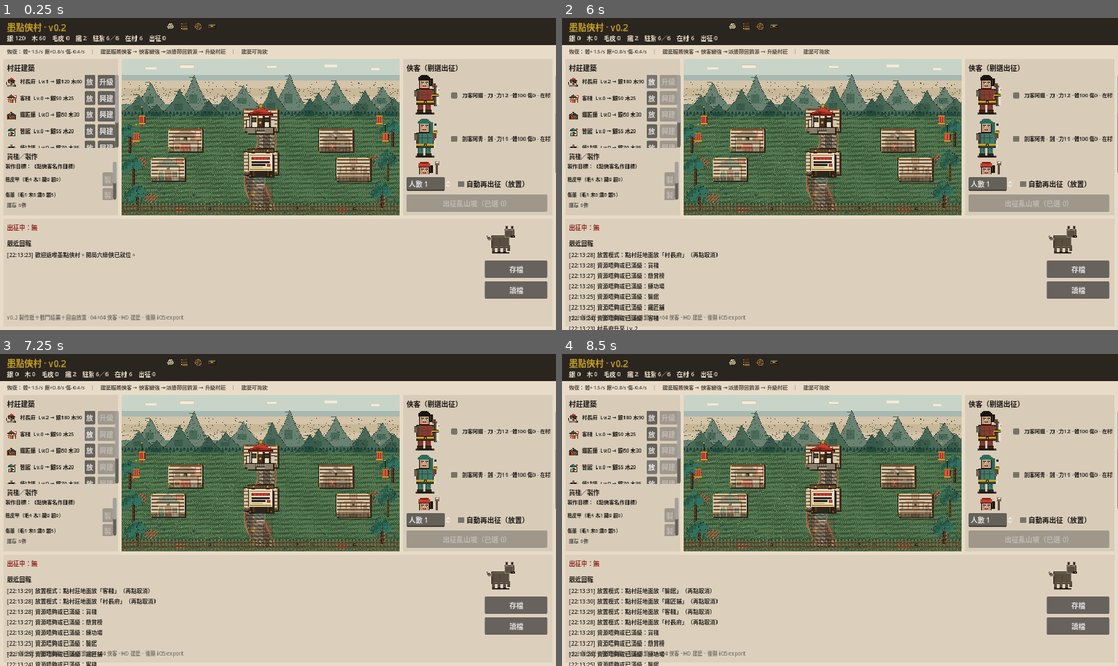
Above: before the commit, frames 1-4 (two rows, left to right).
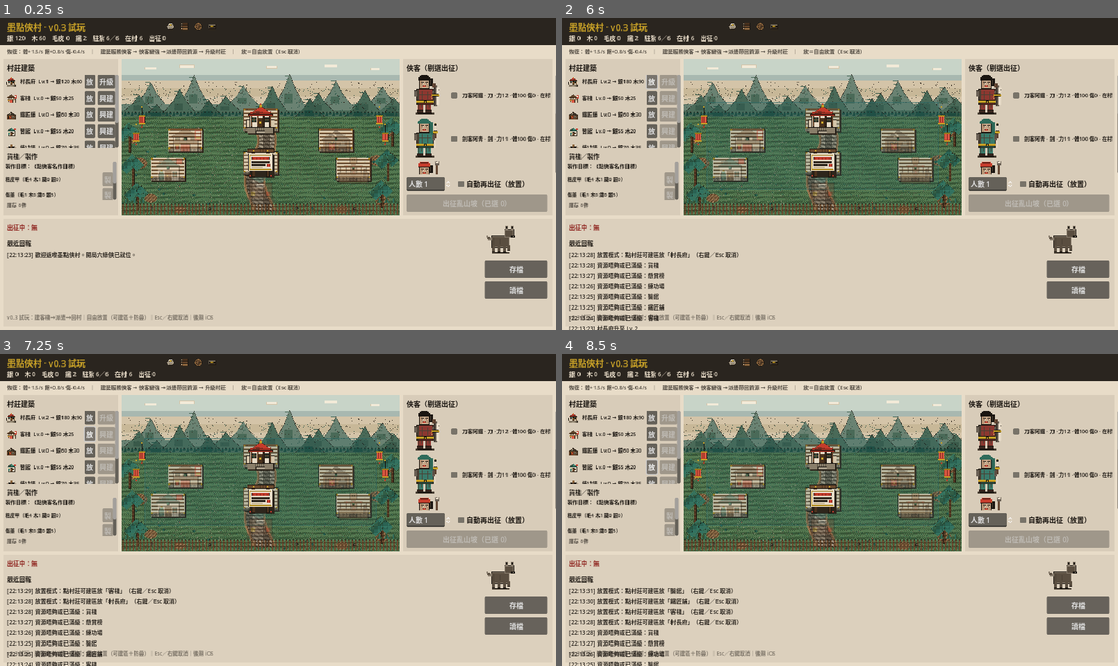
Above: after the commit, the same moments.

Repository: lnaltv3v/modian-xiacun
Game: Godot game, scene res://scenes/main/main.tscn
The game is run twice, just before and just after one commit, with the same random seed, the same clock (stepped at 60 frames per second) and the same inputs.
Inputs (mouse positions are in pixels of both pictures, inside the frame that each line leads up to):
- Up to frame 1 (0.25 s): no input
- Up to frame 2 (6 s): click (823, 117) at 0.5 s; click (745, 139) at 1.25 s; click (895, 139) at 2 s; click (728, 167) at 2.75 s; click (917, 167) at 3.5 s; click (823, 161) at 4.25 s; click (823, 186) at 5 s; click "放" at 5.75 s
- Up to frame 3 (7.25 s): click "放" at 6.5 s
- Up to frame 4 (8.5 s): click "放" at 7.25 s; click "放" at 8 s

The runs differ from the first frame. In frame 1, 0.5% of the frame differs, in the area x 2-54%, y 1-98%; in frame 2, 1.3%; in frame 3, 1.5%; in frame 4, 1.9%, in the area x 2-68%, y 1-98%.

Commit message:
v0.3-playable: placement UX, tutorial, Desktop tryout docs
Polish free building placement (buildable pad, ghost, collision, Esc/RMB cancel),
add 3-step new-player guide (inn → dispatch → return), smoke_v03, and play.sh README.
Web export deferred until Godot 4.3 templates are installed.

Diff:
--- /dev/null
+++ b/docs/export_presets.example.cfg
@@ -0,0 +1,30 @@
+[preset.0]
+
+name="Web"
+platform="Web"
+runnable=true
+dedicated_server=false
+custom_features=""
+export_filter="all_resources"
+include_filter=""
+exclude_filter=""
+export_path="export/web/index.html"
+encryption_include_filters=""
+encryption_exclude_filters=""
+encrypt_pck=false
+encrypt_directory=false
+
+[preset.0.options]
+
+custom_template/debug=""
+custom_template/release=""
+variant/extensions_support=false
+vram_texture_compression/for_desktop=true
+vram_texture_compression/for_mobile=false
+html/export_icon=true
+html/custom_html_shell=""
+html/head_include=""
+html/canvas_resize_policy=2
+html/focus_canvas_on_start=true
+html/experimental_virtual_keyboard=false
+progressive_web_app/enabled=false
--- /dev/null
+++ b/scenes/dev/smoke_v03.tscn
@@ -0,0 +1,6 @@
+[gd_scene load_steps=2 format=3 uid="uid://bsmokev03play"]
+
+[ext_resource type="Script" path="res://scripts/dev/smoke_v03.gd" id="1"]
+
+[node name="SmokeV03" type="Node"]
+script = ExtResource("1")
--- a/scenes/main/main.gd
+++ b/scenes/main/main.gd
@@ -1,5 +1,5 @@
 extends Control
-## 墨點俠村 v0.2 — 核心循環＋製作鏈＋戰鬥結果＋自由放置
+## 墨點俠村 v0.3-playable — 放置 UX＋新手引導＋試玩打磨
 
 const VillageScene := preload("res://scenes/village/village.tscn")
 const HuntResultScene := preload("res://scenes/combat/hunt_result.tscn")
@@ -25,6 +25,9 @@
 @onready var craft_box: VBoxContainer = %CraftBox
 @onready var inv_label: Label = %InvLabel
 @onready var title_label: Label = %Title
+@onready var tutorial_banner: ColorRect = %TutorialBanner
+@onready var tutorial_label: Label = %TutorialLabel
+@onready var btn_skip_tutorial: Button = %BtnSkipTutorial
 
 var _dispatch: DispatchSystem
 var _village: Control
@@ -42,12 +45,14 @@
 	village_host.add_child(_village)
 	_village.set_anchors_and_offsets_preset(Control.PRESET_FULL_RECT)
 	_village.building_clicked.connect(_on_building_clicked)
+	if _village.has_signal("building_placed"):
+		_village.building_placed.connect(_on_building_placed)
 
 	_hunt_result = HuntResultScene.instantiate()
 	add_child(_hunt_result)
 
 	if title_label:
-		title_label.text = "墨點俠村 · v0.2"
+		title_label.text = "墨點俠村 · v0.3 試玩"
 
 	_setup_resource_icons()
 	_setup_monster_reserve()
@@ -57,6 +62,7 @@
 		GameState.push_report("已讀取存檔。")
 	else:
 		GameState.push_report("歡迎返嚟墨點俠村。開局六綠俠已就位。")
+		GameState.tutorial_step = 1
 
 	_dispatch.resolve_due_hunts()
 
@@ -77,6 +83,8 @@
 	btn_dispatch.pressed.connect(_on_dispatch_pressed)
 	btn_save.pressed.connect(_on_save_pressed)
 	btn_load.pressed.connect(_on_load_pressed)
+	if btn_skip_tutorial:
+		btn_skip_tutorial.pressed.connect(_on_skip_tutorial)
 
 	_rebuild_buildings()
 	_rebuild_heroes()
@@ -84,6 +92,7 @@
 	_refresh_hud()
 	_refresh_hunts()
 	_refresh_reports()
+	_refresh_tutorial()
 
 func _setup_resource_icons() -> void:
 	_set_tex(icon_silver, ArtPaths.ICON_SILVER)
@@ -150,7 +159,7 @@
 
 		var btn_place := Button.new()
 		btn_place.text = "放"
-		btn_place.tooltip_text = "自由放置：點村莊地面"
+		btn_place.tooltip_text = "自由放置：點村莊可建區｜再撳取消"
 		btn_place.pressed.connect(_on_place_building.bind(bid))
 		row.add_child(btn_place)
 
@@ -278,7 +287,7 @@
 		GameState.idle_hero_count(),
 		GameState.hunting_hero_count(),
 	]
-	status_label.text = "恢復：體+%.1f/s 飽+%.1f/s 傷-%.1f/s　｜　%s　｜　建築可拖放" % [
+	status_label.text = "恢復：體+%.1f/s 飽+%.1f/s 傷-%.1f/s　｜　%s　｜　放＝自由放置（Esc 取消）" % [
 		GameState.recovery_stamina_per_sec(),
 		GameState.recovery_satiety_per_sec(),
 		GameState.recovery_injury_per_sec(),
@@ -354,18 +363,27 @@
 	for hid in _selected.keys():
 		if bool(_selected[hid]):
 			ids.append(hid)
+	var ok := false
 	if ids.is_empty():
 		var res: Dictionary = _dispatch.dispatch_ready(int(spin_count.value), "luan_shan_po")
 		if not bool(res.get("ok", false)):
 			GameState.push_report("派遣失敗：%s" % str(res.get("reason", "")))
+		else:
+			ok = true
 		_selected.clear()
 		_rebuild_heroes()
-		return
-	var res2: Dictionary = _dispatch.start_hunt(ids, "luan_shan_po")
-	if not bool(res2.get("ok", false)):
-		GameState.push_report("派遣失敗：%s" % str(res2.get("reason", "")))
-	_selected.clear()
-	_rebuild_heroes()
+	else:
+		var res2: Dictionary = _dispatch.start_hunt(ids, "luan_shan_po")
+		if not bool(res2.get("ok", false)):
+			GameState.push_report("派遣失敗：%s" % str(res2.get("reason", "")))
+		else:
+			ok = true
+		_selected.clear()
+		_rebuild_heroes()
+	if ok and GameState.tutorial_step == 2:
+		GameState.tutorial_step = 3
+		GameState.push_report("引導③：等俠客回村收資源（睇下方倒數）。")
+		_refresh_tutorial()
 
 func _on_upgrade(building_id: String) -> void:
 	var before: int = BuildingSystem.building_level(building_id)
@@ -374,6 +392,10 @@
 		var after: int = BuildingSystem.building_level(building_id)
 		if before == 0:
 			GameState.push_report("%s落成！Lv.%d（駐紮上限 %d）" % [name_cn, after, GameState.hero_capacity()])
+			if building_id == "inn" and GameState.tutorial_step == 1:
+				GameState.tutorial_step = 2
+				GameState.push_report("引導②：剔選右邊俠客，撳「出征亂山坡」。")
+				_refresh_tutorial()
 		else:
 			GameState.push_report("%s升至 Lv.%d" % [name_cn, after])
 	else:
@@ -405,6 +427,10 @@
 		_set_tex(monster_preview, ArtPaths.monster_attack(kind))
 	if _hunt_result and _hunt_result.has_method("show_result"):
 		_hunt_result.show_result(rewards)
+	if GameState.tutorial_step == 3:
+		GameState.tutorial_step = 0
+		GameState.push_report("引導完成！之後可自由興建、放置、製作同自動出征。")
+		_refresh_tutorial()
 
 func _on_save_pressed() -> void:
 	if SaveManager.save_game():
@@ -423,6 +449,33 @@
 		_refresh_hud()
 		_refresh_hunts()
 		_refresh_reports()
+		_refresh_tutorial()
 		GameState.push_report("已讀檔。")
 	else:
 		GameState.push_report("冇存檔可讀。")
+
+func _on_building_placed(_building_id: String, _pos: Vector2) -> void:
+	_refresh_hud()
+
+func _on_skip_tutorial() -> void:
+	GameState.tutorial_step = 0
+	GameState.push_report("已跳過新手引導。")
+	_refresh_tutorial()
+
+func _refresh_tutorial() -> void:
+	if tutorial_banner == null or tutorial_label == null:
+		return
+	var step: int = GameState.tutorial_step
+	if step <= 0:
+		tutorial_banner.visible = false
+		return
+	tutorial_banner.visible = true
+	match step:
+		1:
+			tutorial_label.text = "① 新手：左邊撳客棧「興建」（銀50／木25），建立村莊循環。"
+		2:
+			tutorial_label.text = "② 剔選右邊俠客（可多選），再撳「出征亂山坡」。"
+		3:
+			tutorial_label.text = "③ 等下方倒數完 → 俠客回村，收銀／毛皮。跟住自由玩！"
+		_:
+			tutorial_label.text = "新手引導"
--- a/scenes/main/main.tscn
+++ b/scenes/main/main.tscn
@@ -45,7 +45,7 @@
 offset_bottom = 36.0
 theme_override_colors/font_color = Color(0.788235, 0.635294, 0.152941, 1)
 theme_override_font_sizes/font_size = 20
-text = "墨點俠村 · v0.2"
+text = "墨點俠村 · v0.3 試玩"
 
 [node name="IconSilver" type="TextureRect" parent="."]
 unique_name_in_owner = true
@@ -310,6 +310,36 @@
 offset_bottom = 648.0
 text = "讀檔"
 
+
+[node name="TutorialBanner" type="ColorRect" parent="."]
+unique_name_in_owner = true
+layout_mode = 0
+offset_left = 280.0
+offset_top = 96.0
+offset_right = 920.0
+offset_bottom = 124.0
+color = Color(0.101961, 0.0823529, 0.0627451, 0.92)
+
+[node name="TutorialLabel" type="Label" parent="TutorialBanner"]
+unique_name_in_owner = true
+layout_mode = 0
+offset_left = 8.0
+offset_top = 4.0
+offset_right = 560.0
+offset_bottom = 26.0
+theme_override_colors/font_color = Color(0.909804, 0.862745, 0.784314, 1)
+theme_override_font_sizes/font_size = 13
+text = "新手引導…"
+
+[node name="BtnSkipTutorial" type="Button" parent="TutorialBanner"]
+unique_name_in_owner = true
+layout_mode = 0
+offset_left = 568.0
+offset_top = 2.0
+offset_right = 632.0
+offset_bottom = 26.0
+text = "跳過"
+
 [node name="Hint" type="Label" parent="."]
 layout_mode = 0
 offset_left = 16.0
@@ -318,4 +348,4 @@
 offset_bottom = 708.0
 theme_override_colors/font_color = Color(0.101961, 0.0823529, 0.0627451, 0.5)
 theme_override_font_sizes/font_size = 12
-text = "v0.2 製作鏈＋戰鬥結果＋自由放置 · 64×64 俠客 · HD 建築 · 後期 iOS export"
+text = "v0.3 試玩：建客棧→派遣→回村｜自由放置（可建區＋防疊）｜Esc／右鍵取消｜後期 iOS"
--- a/scenes/village/village.gd
+++ b/scenes/village/village.gd
@@ -1,21 +1,31 @@
 extends Control
-## 村莊場景：分層底圖 + 玩家自由放置建築（layout.json 只作預設／示範）
+## 村莊場景：分層底圖 + 自由放置（幽靈預覽／可建區／碰撞／取消）
 
 signal building_clicked(building_id: String)
 signal building_placed(building_id: String, pos: Vector2)
+signal place_cancelled
 
 const LAYOUT_PATH := "res://data/buildings/layout.json"
+## 兩棟建築中心最短距離（設計座標），避免疊太歪
+const MIN_SEPARATION := 96.0
+## 可建區（大致對齊 buildings_pad）
+const BUILDABLE := Rect2(80, 150, 800, 300)
 
 var _layout: Dictionary = {}
 var _design := Vector2(960, 540)
 var _icon_off := Vector2(-64, -72)
 var _layer_root: Node2D
 var _buildings_root: Node2D
+var _overlay_root: Node2D
 var _building_sprites: Dictionary = {}
 ## 放置模式：點地後放呢棟（空＝升級點擊）
 var place_building_id: String = ""
 var _dragging_id: String = ""
 var _drag_grab: Vector2 = Vector2.ZERO
+var _drag_moved: bool = false
+var _ghost: Sprite2D
+var _pad_hint: Polygon2D
+var _place_hint_label: Label
 
 func _ready() -> void:
 	mouse_filter = Control.MOUSE_FILTER_STOP
@@ -26,6 +36,16 @@
 	GameState.buildings_changed.connect(_refresh_building_visuals)
 	GameState.placements_changed.connect(_sync_positions_from_state)
 	_refresh_building_visuals()
+	set_process(true)
+
+func _process(_delta: float) -> void:
+	if place_building_id == "":
+		if _ghost:
+			_ghost.visible = false
+		if _pad_hint:
+			_pad_hint.visible = false
+		return
+	_update_ghost_at(_design_from_local(get_local_mouse_position()))
 
 func _load_layout() -> void:
 	if not FileAccess.file_exists(LAYOUT_PATH):
@@ -62,14 +82,65 @@
 	_buildings_root.z_index = 5
 	_layer_root.add_child(_buildings_root)
 
-	## 以 GameState 建築表為準；位置優先玩家放置，否則 layout 預設
 	for bid_v in BuildingSystem.sorted_building_ids():
 		_add_building_icon(str(bid_v))
+
+	_overlay_root = Node2D.new()
+	_overlay_root.name = "PlaceOverlay"
+	_overlay_root.z_index = 8
+	_layer_root.add_child(_overlay_root)
+	_make_pad_hint()
+	_make_ghost()
 
 	for layer_v2 in layers:
 		var layer2: Dictionary = layer_v2 as Dictionary
 		if str(layer2.get("id", "")) == "fg":
 			_add_layer_sprite(layer2)
+
+	## UI 提示（唔跟世界縮放，掛喺 Control 上）
+	if _place_hint_label == null or not is_instance_valid(_place_hint_label):
+		_place_hint_label = Label.new()
+		_place_hint_label.name = "PlaceHint"
+		_place_hint_label.visible = false
+		_place_hint_label.add_theme_color_override("font_color", Color(0.788, 0.635, 0.153, 1))
+		_place_hint_label.add_theme_font_size_override("font_size", 14)
+		_place_hint_label.mouse_filter = Control.MOUSE_FILTER_IGNORE
+		add_child(_place_hint_label)
+
+func _make_pad_hint() -> void:
+	_pad_hint = Polygon2D.new()
+	_pad_hint.name = "PadHint"
+	_pad_hint.color = Color(0.165, 0.416, 0.416, 0.18)
+	var r := BUILDABLE
+	_pad_hint.polygon = PackedVector2Array([
+		r.position,
+		r.position + Vector2(r.size.x, 0),
+		r.position + r.size,
+		r.position + Vector2(0, r.size.y),
+	])
+	_pad_hint.visible = false
+	_overlay_root.add_child(_pad_hint)
+	var border := Line2D.new()
+	border.width = 2.0
+	border.default_color = Color(0.165, 0.416, 0.416, 0.55)
+	border.points = PackedVector2Array([
+		r.position,
+		r.position + Vector2(r.size.x, 0),
+		r.position + r.size,
+		r.position + Vector2(0, r.size.y),
+		r.position,
+	])
+	_pad_hint.add_child(border)
+
+func _make_ghost() -> void:
+	_ghost = Sprite2D.new()
+	_ghost.name = "Ghost"
+	_ghost.centered = true
+	_ghost.modulate = Color(1, 1, 1, 0.55)
+	_ghost.texture_filter = CanvasItem.TEXTURE_FILTER_NEAREST
+	_ghost.z_index = 9
+	_ghost.visible = false
+	_overlay_root.add_child(_ghost)
 
 func _add_layer_sprite(layer: Dictionary) -> void:
 	var path: String = str(layer.get("path", ""))
@@ -116,7 +187,6 @@
 		btn.position = pos + Vector2(-sz.x * 0.5, -sz.y * 0.55)
 
 func _refresh_building_visuals() -> void:
-	## 若有新建築 id 未建 icon，重建
 	var need_rebuild: bool = false
 	for bid_v in BuildingSystem.sorted_building_ids():
 		if not _building_sprites.has(str(bid_v)):
@@ -147,6 +217,9 @@
 	var s: float = minf(sx, sy)
 	_layer_root.scale = Vector2(s, s)
 	_layer_root.position = Vector2((sz.x - _design.x * s) * 0.5, (sz.y - _design.y * s) * 0.5)
+	if _place_hint_label:
+		_place_hint_label.position = Vector2(8, 8)
+		_place_hint_label.size = Vector2(sz.x - 16, 28)
 
 func _design_from_local(local: Vector2) -> Vector2:
 	if _layer_root == null:
@@ -157,48 +230,179 @@
 	return (local - _layer_root.position) / s
 
 func begin_place(building_id: String) -> void:
+	## 再撳同一棟＝取消
+	if place_building_id == building_id:
+		cancel_place()
+		return
 	place_building_id = building_id
-	GameState.push_report("放置模式：點村莊地面放「%s」（再點取消）" % BuildingSystem.building_name(building_id))
+	var tex: Texture2D = ArtPaths.load_tex(ArtPaths.building_icon(building_id))
+	if _ghost and tex != null:
+		_ghost.texture = tex
+	if _pad_hint:
+		_pad_hint.visible = true
+	if _place_hint_label:
+		_place_hint_label.visible = true
+		_place_hint_label.text = "放置「%s」：綠＝可放｜紅＝撞／出界｜右鍵或 Esc 取消" % BuildingSystem.building_name(building_id)
+	GameState.push_report("放置模式：點村莊可建區放「%s」（右鍵／Esc 取消）" % BuildingSystem.building_name(building_id))
+
+func cancel_place() -> void:
+	if place_building_id == "":
+		return
+	var name_cn: String = BuildingSystem.building_name(place_building_id)
+	place_building_id = ""
+	if _ghost:
+		_ghost.visible = false
+	if _pad_hint:
+		_pad_hint.visible = false
+	if _place_hint_label:
+		_place_hint_label.visible = false
+	GameState.push_report("已取消放置「%s」" % name_cn)
+	place_cancelled.emit()
+
+func is_placing() -> bool:
+	return place_building_id != ""
+
+func can_place_at(pos: Vector2, ignore_id: String = "") -> Dictionary:
+	## 回傳 {ok:bool, reason:String}
+	if not BUILDABLE.has_point(pos):
+		return {"ok": false, "reason": "出咗可建區"}
+	var check_id: String = ignore_id if ignore_id != "" else place_building_id
+	for bid in _building_sprites.keys():
+		var other: String = str(bid)
+		if other == check_id:
+			continue
+		## 未解鎖／0 級可以當未佔地，允許靠近預設位
+		var lv: int = BuildingSystem.building_level(other)
+		var unlocked: bool = false
+		if GameState.buildings.has(other):
+			unlocked = bool((GameState.buildings[other] as Dictionary).get("unlocked", false)) or lv > 0
+		if not unlocked:
+			continue
+		var op: Vector2 = GameState.get_building_pos(other)
+		if op.distance_to(pos) < MIN_SEPARATION:
+			return {"ok": false, "reason": "同「%s」太近" % BuildingSystem.building_name(other)}
+	return {"ok": true, "reason": ""}
+
+func _clamp_design(pos: Vector2) -> Vector2:
+	return Vector2(
+		clampf(pos.x, BUILDABLE.position.x, BUILDABLE.position.x + BUILDABLE.size.x),
+		clampf(pos.y, BUILDABLE.position.y, BUILDABLE.position.y + BUILDABLE.size.y)
+	)
+
+func _update_ghost_at(design_pos: Vector2) -> void:
+	if _ghost == null or place_building_id == "":
+		return
+	_ghost.visible = true
+	_ghost.position = design_pos
+	var chk: Dictionary = can_place_at(design_pos)
+	if bool(chk.get("ok", false)):
+		_ghost.modulate = Color(0.45, 0.85, 0.55, 0.65)
+	else:
+		_ghost.modulate = Color(0.9, 0.35, 0.3, 0.65)
+
+func _try_place_at(design_pos: Vector2) -> bool:
+	var chk: Dictionary = can_place_at(design_pos)
+	if not bool(chk.get("ok", false)):
+		GameState.push_report("放唔到：%s" % str(chk.get("reason", "")))
+		return false
+	GameState.set_building_pos(place_building_id, design_pos)
+	building_placed.emit(place_building_id, design_pos)
+	GameState.push_report("已放置「%s」" % BuildingSystem.building_name(place_building_id))
+	place_building_id = ""
+	if _ghost:
+		_ghost.visible = false
+	if _pad_hint:
+		_pad_hint.visible = false
+	if _place_hint_label:
+		_place_hint_label.visible = false
+	return true
 
 func _gui_input(event: InputEvent) -> void:
 	if event is InputEventMouseButton:
 		var mb := event as InputEventMouseButton
+		if mb.button_index == MOUSE_BUTTON_RIGHT and mb.pressed:
+			if place_building_id != "":
+				cancel_place()
+				accept_event()
+			return
 		if mb.button_index == MOUSE_BUTTON_LEFT and mb.pressed:
 			if place_building_id != "":
 				var design_pos: Vector2 = _design_from_local(mb.position)
-				design_pos.x = clampf(design_pos.x, 64, _design.x - 64)
-				design_pos.y = clampf(design_pos.y, 64, _design.y - 32)
-				GameState.set_building_pos(place_building_id, design_pos)
-				building_placed.emit(place_building_id, design_pos)
-				GameState.push_report("已放置「%s」" % BuildingSystem.building_name(place_building_id))
-				place_building_id = ""
+				_try_place_at(design_pos)
 				accept_event()
 	if event is InputEventMouseMotion and _dragging_id != "":
 		var mm := event as InputEventMouseMotion
+		_drag_moved = true
 		var design_pos2: Vector2 = _design_from_local(mm.position) - _drag_grab
-		design_pos2.x = clampf(design_pos2.x, 64, _design.x - 64)
-		design_pos2.y = clampf(design_pos2.y, 64, _design.y - 32)
-		GameState.set_building_pos(_dragging_id, design_pos2)
+		design_pos2 = _clamp_design(design_pos2)
+		## 拖移時即時預覽（碰撞唔通過就唔寫入，留喺上個合法位附近）
+		var chk: Dictionary = can_place_at(design_pos2, _dragging_id)
+		if bool(chk.get("ok", false)):
+			GameState.set_building_pos(_dragging_id, design_pos2)
+		else:
+			## 仍更新顯示但推返可建區邊緣
+			var soft: Vector2 = design_pos2
+			GameState.set_building_pos(_dragging_id, soft)
 		accept_event()
 
 func _on_building_button_down(bid: String) -> void:
+	if place_building_id != "":
+		return
 	_dragging_id = bid
-	var btn: TextureButton = _building_sprites.get(bid) as TextureButton
-	if btn:
-		var local: Vector2 = get_local_mouse_position()
-		var design_mouse: Vector2 = _design_from_local(local)
-		_drag_grab = design_mouse - GameState.get_building_pos(bid)
+	_drag_moved = false
+	var local: Vector2 = get_local_mouse_position()
+	var design_mouse: Vector2 = _design_from_local(local)
+	_drag_grab = design_mouse - GameState.get_building_pos(bid)
 
 func _on_building_pressed(bid: String) -> void:
-	## 短按＝升級；拖移時唔觸發明顯位移就不額外處理
+	var was_drag: bool = _drag_moved
 	if _dragging_id == bid:
 		_dragging_id = ""
 	if place_building_id != "":
+		## 放置模式點喺其他建築上：當放喺嗰個位置試
+		var pos: Vector2 = GameState.get_building_pos(bid)
+		_try_place_at(pos)
+		return
+	if was_drag:
+		## 拖完鬆手：若最終位碰撞，彈返最近合法（簡化：回到 clamp）
+		var pos2: Vector2 = GameState.get_building_pos(bid)
+		var chk: Dictionary = can_place_at(pos2, bid)
+		if not bool(chk.get("ok", false)):
+			## 搵附近空位
+			var fixed: Vector2 = _find_nearby_free(pos2, bid)
+			GameState.set_building_pos(bid, fixed)
+			GameState.push_report("位置太擠，已微調「%s」" % BuildingSystem.building_name(bid))
 		return
 	building_clicked.emit(bid)
 
+func _find_nearby_free(from: Vector2, ignore_id: String) -> Vector2:
+	var offsets: Array = [
+		Vector2.ZERO, Vector2(110, 0), Vector2(-110, 0), Vector2(0, 110), Vector2(0, -110),
+		Vector2(110, 110), Vector2(-110, 110), Vector2(110, -110), Vector2(-110, -110),
+		Vector2(160, 0), Vector2(-160, 0), Vector2(0, 160), Vector2(0, -160),
+	]
+	for o in offsets:
+		var p: Vector2 = _clamp_design(from + (o as Vector2))
+		if bool(can_place_at(p, ignore_id).get("ok", false)):
+			return p
+	return _clamp_design(from)
+
 func _input(event: InputEvent) -> void:
+	if event is InputEventKey and event.pressed and not event.echo:
+		var key := event as InputEventKey
+		if key.keycode == KEY_ESCAPE and place_building_id != "":
+			cancel_place()
+			get_viewport().set_input_as_handled()
+			return
 	if event is InputEventMouseButton:
 		var mb := event as InputEventMouseButton
 		if mb.button_index == MOUSE_BUTTON_LEFT and not mb.pressed:
-			_dragging_id = ""
+			if _dragging_id != "":
+				var bid: String = _dragging_id
+				_dragging_id = ""
+				if _drag_moved:
+					var pos2: Vector2 = GameState.get_building_pos(bid)
+					var chk: Dictionary = can_place_at(pos2, bid)
+					if not bool(chk.get("ok", false)):
+						var fixed: Vector2 = _find_nearby_free(pos2, bid)
+						GameState.set_building_pos(bid, fixed)
--- a/scripts/autoload/GameState.gd
+++ b/scripts/autoload/GameState.gd
@@ -13,7 +13,7 @@
 const CORE_BUILDINGS_PATH := "res://data/buildings/core.json"
 const ZONES_PATH := "res://data/zones/core.json"
 const LAYOUT_PATH := "res://data/buildings/layout.json"
-const SAVE_VERSION := 3
+const SAVE_VERSION := 4
 
 const MIN_STAMINA_TO_HUNT := 20
 
@@ -32,6 +32,8 @@
 var inventory: Array = []
 ## 玩家放置：building_id -> {x, y}（設計座標 960×540）；空則用 layout 預設
 var building_placements: Dictionary = {}
+## 新手引導：0=完成／跳過；1=興建客棧；2=派遣；3=等回村
+var tutorial_step: int = 1
 var _hunt_seq: int = 0
 var _default_layout_buildings: Array = []
 
@@ -48,6 +50,7 @@
 	inventory.clear()
 	building_placements.clear()
 	auto_dispatch = false
+	tutorial_step = 1
 	_hunt_seq = 0
 	silver = 120
 	wood = 60
@@ -242,6 +245,7 @@
 		"reports": reports.duplicate(true),
 		"inventory": inventory.duplicate(true),
 		"building_placements": building_placements.duplicate(true),
+		"tutorial_step": tutorial_step,
 		"hunt_seq": _hunt_seq,
 	}
 
@@ -275,5 +279,6 @@
 		inventory = (d["inventory"] as Array).duplicate(true)
 	if d.has("building_placements"):
 		building_placements = (d["building_placements"] as Dictionary).duplicate(true)
+	tutorial_step = int(d.get("tutorial_step", 0))
 	_hunt_seq = int(d.get("hunt_seq", _hunt_seq))
 	_emit_all()
--- a/scripts/autoload/SaveManager.gd
+++ b/scripts/autoload/SaveManager.gd
@@ -2,7 +2,7 @@
 ## JSON 存檔 — user://save_slot_0.json（含版本欄）
 
 const SAVE_PATH := "user://save_slot_0.json"
-const SAVE_VERSION := 3
+const SAVE_VERSION := 4
 
 func save_game() -> bool:
 	var data: Dictionary = {
--- /dev/null
+++ b/scripts/dev/smoke_v03.gd
@@ -0,0 +1,120 @@
+extends Node
+## headless 煙測 v0.3-playable：放置碰撞／取消、引導步進、64 art、main 可載
+## godot --headless --path . res://scenes/dev/smoke_v03.tscn
+
+func _ready() -> void:
+	call_deferred("_run")
+
+func _run() -> void:
+	var ok := true
+	var errors: PackedStringArray = PackedStringArray()
+
+	## 清舊存檔，避免污染放置／引導測試
+	SaveManager.clear_save()
+	GameState._load_starter_data()
+
+	## Art still 64
+	var fp: int = ArtPaths.hero_frame_px("hero_atie")
+	if fp < 64:
+		ok = false
+		errors.append("hero frame want >=64 got %d" % fp)
+	if not ArtPaths.exists(ArtPaths.VILLAGE_GROUND):
+		ok = false
+		errors.append("missing village_ground")
+	if not ArtPaths.exists(ArtPaths.building_icon("inn")):
+		ok = false
+		errors.append("missing inn icon")
+	var inn_tex: Texture2D = ArtPaths.load_tex(ArtPaths.building_icon("inn"))
+	if inn_tex and inn_tex.get_width() < 128:
+		ok = false
+		errors.append("inn icon want >=128 got %d" % inn_tex.get_width())
+
+	## Main scene loads
+	var main_ps: PackedScene = load("res://scenes/main/main.tscn") as PackedScene
+	if main_ps == null:
+		ok = false
+		errors.append("main.tscn failed to load")
+	else:
+		var main: Node = main_ps.instantiate()
+		add_child(main)
+		await get_tree().process_frame
+		await get_tree().process_frame
+		if main.get_node_or_null("%TutorialBanner") == null:
+			ok = false
+			errors.append("TutorialBanner missing")
+		if main.get_node_or_null("%VillageHost") == null:
+			ok = false
+			errors.append("VillageHost missing")
+		## Village place API
+		var village: Node = null
+		var host: Node = main.get_node_or_null("%VillageHost")
+		if host and host.get_child_count() > 0:
+			village = host.get_child(0)
+		if village == null or not village.has_method("begin_place"):
+			ok = false
+			errors.append("village begin_place missing")
+		else:
+			## Placement collision
+			GameState.set_building_pos("manor", Vector2(400, 280))
+			## Ensure manor counts as unlocked (start_level 1)
+			var chk_bad: Dictionary = village.can_place_at(Vector2(400, 280), "inn")
+			if bool(chk_bad.get("ok", true)):
+				ok = false
+				errors.append("expected overlap reject near manor")
+			## 遠離 manor(400,280) 同預設解鎖建築
+			var chk_ok: Dictionary = village.can_place_at(Vector2(600, 250), "inn")
+			if not bool(chk_ok.get("ok", false)):
+				ok = false
+				errors.append("expected free spot ok: %s" % str(chk_ok.get("reason", "")))
+			## Cancel path
+			village.begin_place("inn")
+			if not bool(village.is_placing()):
+				ok = false
+				errors.append("begin_place did not arm")
+			village.cancel_place()
+			if bool(village.is_placing()):
+				ok = false
+				errors.append("cancel_place failed")
+			## Out of buildable
+			var chk_oob: Dictionary = village.can_place_at(Vector2(20, 20), "inn")
+			if bool(chk_oob.get("ok", true)):
+				ok = false
+				errors.append("expected OOB reject")
+		main.queue_free()
+		await get_tree().process_frame
+
+	## Tutorial step machine (no UI)
+	GameState.tutorial_step = 1
+	GameState.add_silver(200)
+	GameState.add_wood(200)
+	if not BuildingSystem.upgrade("inn"):
+		ok = false
+		errors.append("inn upgrade failed")
+	## main would advance; simulate
+	if GameState.tutorial_step == 1:
+		GameState.tutorial_step = 2
+	if GameState.tutorial_step != 2:
+		ok = false
+		errors.append("tutorial step want 2")
+
+	SaveManager.clear_save()
+	GameState.tutorial_step = 3
+	if not SaveManager.save_game():
+		ok = false
+		errors.append("save failed")
+	GameState.tutorial_step = 9
+	if not SaveManager.load_game():
+		ok = false
+		errors.append("load failed")
+	if GameState.tutorial_step != 3:
+		ok = false
+		errors.append("tutorial_step not persisted got %d" % GameState.tutorial_step)
+
+	if ok:
+		print("SMOKE_V03_OK")
+		get_tree().quit(0)
+	else:
+		print("SMOKE_V03_FAIL")
+		for e in errors:
+			print(" - ", e)
+		get_tree().quit(1)
Not shown, changed: docs/DESIGN.md
Not shown, added: docs/EXPORT.md
Not shown, added: tools/play.sh
